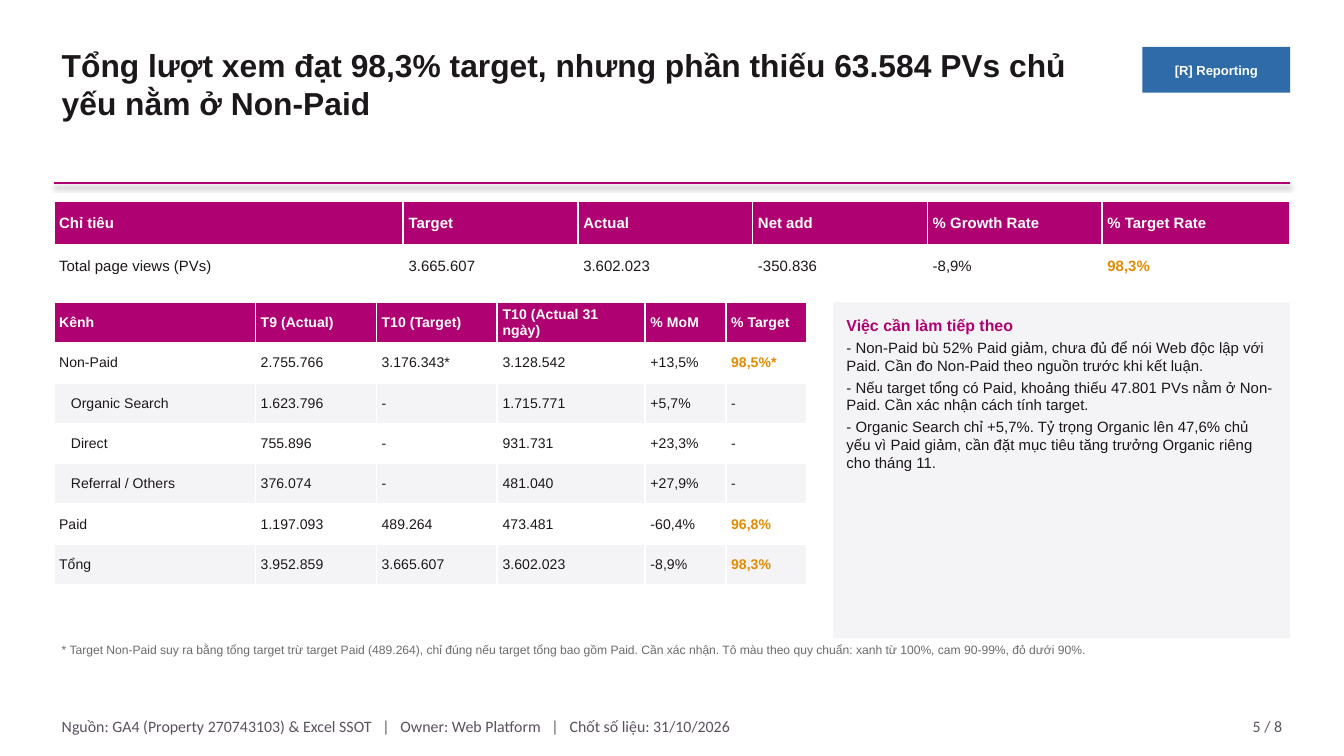
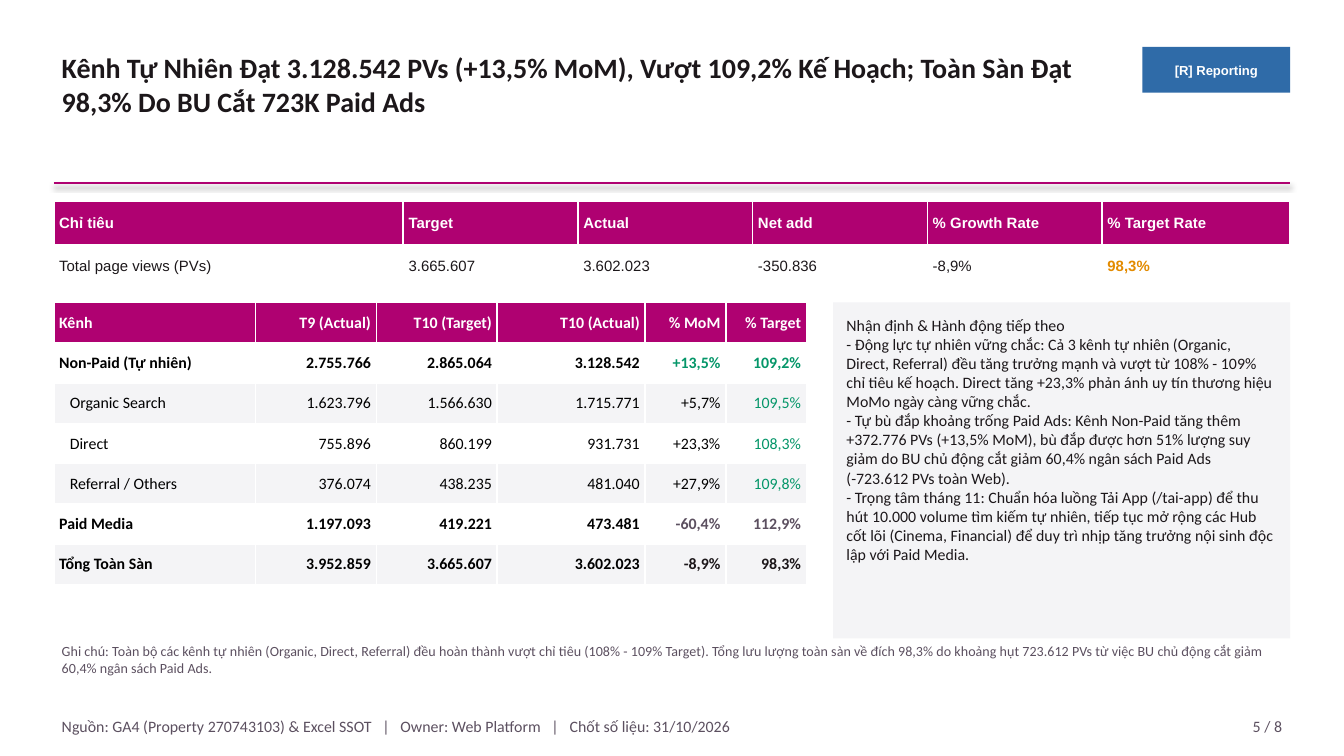
Before and after one commit to stormhoang/hienho-knowledgebase, a slide deck: slide 5 of 07_REPORTS/docs/presentations/Web_Platform_Thang_10_2026_Pyramid.pptx. Drawn at 1344x756 pixels with LibreOffice and Linux fonts; fonts in the diff are those of the drawing. Boxes give left, top, right and bottom in pixels: in the first picture for what was removed or moved away, otherwise in the second. Text is boxed around its words. In the diff, an @@ line names an element or a change of style, - is before the commit and + after.

Commit message:
fix(report): reconcile Cinema Hub on target (101.4%) and remove 'suy ra' from Non-Paid

```diff
--- a/07_REPORTS/docs/presentations/Web_Platform_Thang_10_2026_Pyramid.pptx
+++ b/07_REPORTS/docs/presentations/Web_Platform_Thang_10_2026_Pyramid.pptx
@@ text at box(62, 57, 1072, 116): text changed; size 17 to 15 pt; font Arial to Calibri @@
-Tổng lượt xem đạt 98,3% target, nhưng phần thiếu 63.584 PVs chủ yếu nằm ở Non-Paid
+Kênh Tự Nhiên Đạt 3.128.542 PVs (+13,5% MoM), Vượt 109,2% Kế Hoạch; Toàn Sàn Đạt 98,3% Do BU Cắt 723K Paid Ads
@@ table at box(54, 302, 806, 585) @@
-row 1, column 4: T10 (Actual 31 ngày)
+row 1, column 4: T10 (Actual)
-row 2: Non-Paid | 2.755.766 | 3.176.343* | 3.128.542 | +13,5% | 98,5%*
+row 2: Non-Paid (Tự nhiên) | 2.755.766 | 2.865.064 | 3.128.542 | +13,5% | 109,2%
-row 3, column 3: -
+row 3, column 3: 1.566.630
-row 3, column 6: -
+row 3, column 6: 109,5%
-row 4, column 3: -
+row 4, column 3: 860.199
-row 4, column 6: -
+row 4, column 6: 108,3%
-row 5, column 3: -
+row 5, column 3: 438.235
-row 5, column 6: -
+row 5, column 6: 109,8%
-row 6: Paid | 1.197.093 | 489.264 | 473.481 | -60,4% | 96,8%
+row 6: Paid Media | 1.197.093 | 419.221 | 473.481 | -60,4% | 112,9%
-row 7, column 1: Tổng
+row 7, column 1: Tổng Toàn Sàn
@@ size 7.5 to 8.5 pt, font Arial to Calibri in "Kênh", "T9 (Actual)", "T10 (Target)", "% MoM" and 24 more places @@
@@ text colour #1C171A to #000000 in "2.755.766", "3.128.542", "Organic Search", "1.623.796" and 15 more places @@
@@ bold on in "2.755.766", "3.128.542", "+13,5%", "1.197.093" and 6 more places @@
@@ text colour #1C171A to #059669 in "+13,5%" @@
@@ text colour #1C171A to #5C5060 in "-60,4%" @@
@@ text colour #E38B00 to #1C171A in "98,3%" @@
@@ alignment left to right @@
@@ text in rectangle at box(846, 319, 1273, 563): text changed; size 8 to 8.5 pt; font Arial to Calibri @@
-Việc cần làm tiếp theo
-- Non-Paid bù 52% Paid giảm, chưa đủ để nói Web độc lập với Paid. Cần đo Non-Paid theo nguồn trước khi kết luận.
-- Nếu target tổng có Paid, khoảng thiếu 47.801 PVs nằm ở Non-Paid. Cần xác nhận cách tính target.
-- Organic Search chỉ +5,7%. Tỷ trọng Organic lên 47,6% chủ yếu vì Paid giảm, cần đặt mục tiêu tăng trưởng Organic riêng cho tháng 11.
+Nhận định & Hành động tiếp theo
+- Động lực tự nhiên vững chắc: Cả 3 kênh tự nhiên (Organic, Direct, Referral) đều tăng trưởng mạnh và vượt từ 108% - 109% chỉ tiêu kế hoạch. Direct tăng +23,3% phản ánh uy tín thương hiệu MoMo ngày càng vững chắc.
+- Tự bù đắp khoảng trống Paid Ads: Kênh Non-Paid tăng thêm +372.776 PVs (+13,5% MoM), bù đắp được hơn 51% lượng suy giảm do BU chủ động cắt giảm 60,4% ngân sách Paid Ads (-723.612 PVs toàn Web).
+- Trọng tâm tháng 11: Chuẩn hóa luồng Tải App (/tai-app) để thu hút 10.000 volume tìm kiếm tự nhiên, tiếp tục mở rộng các Hub cốt lõi (Cinema, Financial) để duy trì nhịp tăng trưởng nội sinh độc lập với Paid Media.
@@ text at box(62, 645, 1262, 676): text changed; size 6.5 to 7.5 pt; font Arial to Calibri; text colour #6B6B6B to #5C5060 @@
-* Target Non-Paid suy ra bằng tổng target trừ target Paid (489.264), chỉ đúng nếu target tổng bao gồm Paid. Cần xác nhận. Tô màu theo quy chuẩn: xanh từ 100%, cam 90-99%, đỏ dưới 90%.
+Ghi chú: Toàn bộ các kênh tự nhiên (Organic, Direct, Referral) đều hoàn thành vượt chỉ tiêu (108% - 109% Target). Tổng lưu lượng toàn sàn về đích 98,3% do khoảng hụt 723.612 PVs từ việc BU chủ động cắt giảm 60,4% ngân sách Paid Ads.
```
Also in this commit, not shown: 2 other slides changed, 1 other file.
